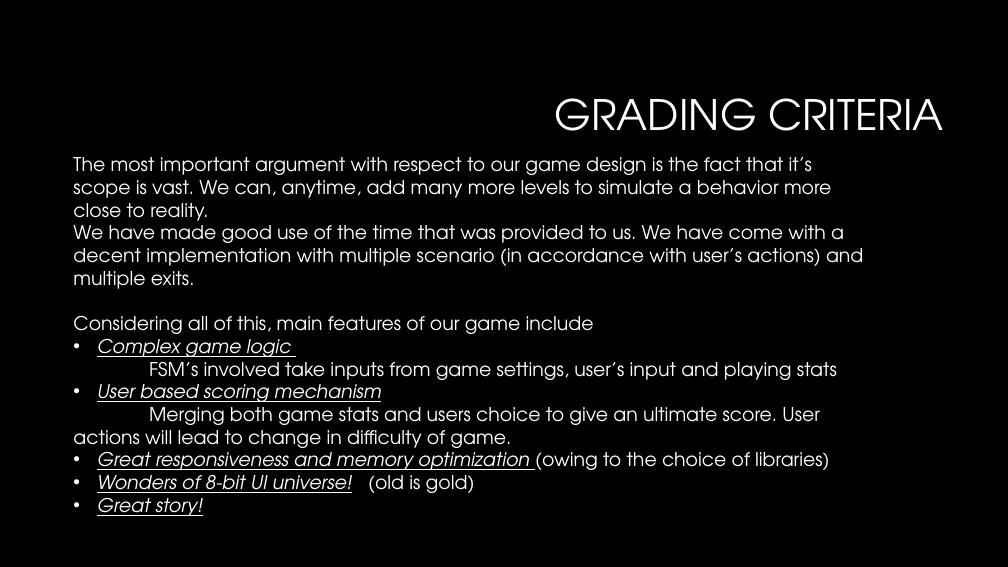
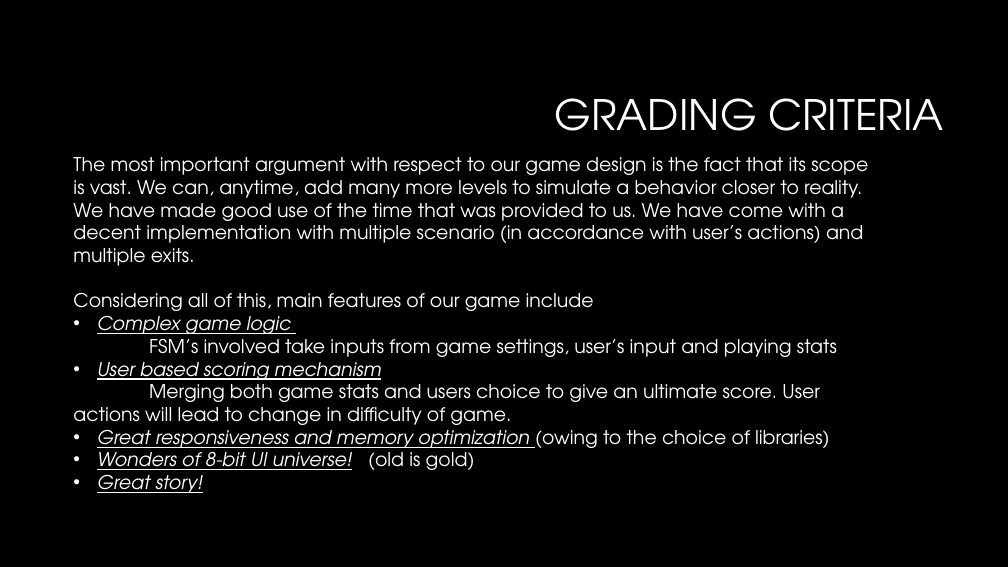
Before and after one commit to jaymalk/Game, a slide deck: slide 8 of Game design document.pptx. Drawn at 1008x567 pixels with LibreOffice and Linux fonts; fonts in the diff are those of the drawing; background and template pictures are left out. Boxes give left, top, right and bottom in pixels: in the first picture for what was removed or moved away, otherwise in the second. Text is boxed around its words. In the diff, an @@ line names an element or a change of style, - is before the commit and + after.

```diff
--- a/Game design document.pptx
+++ b/Game design document.pptx
@@ text at box(73, 157, 868, 198): text changed @@
-The most important argument with respect to our game design is the fact that it’s scope is vast. We can, anytime, add many more levels to simulate a behavior more close to reality.
+The most important argument with respect to our game design is the fact that its scope is vast. We can, anytime, add many more levels to simulate a behavior closer to reality.
```
Also in this commit, not shown: 4 other slides changed.
